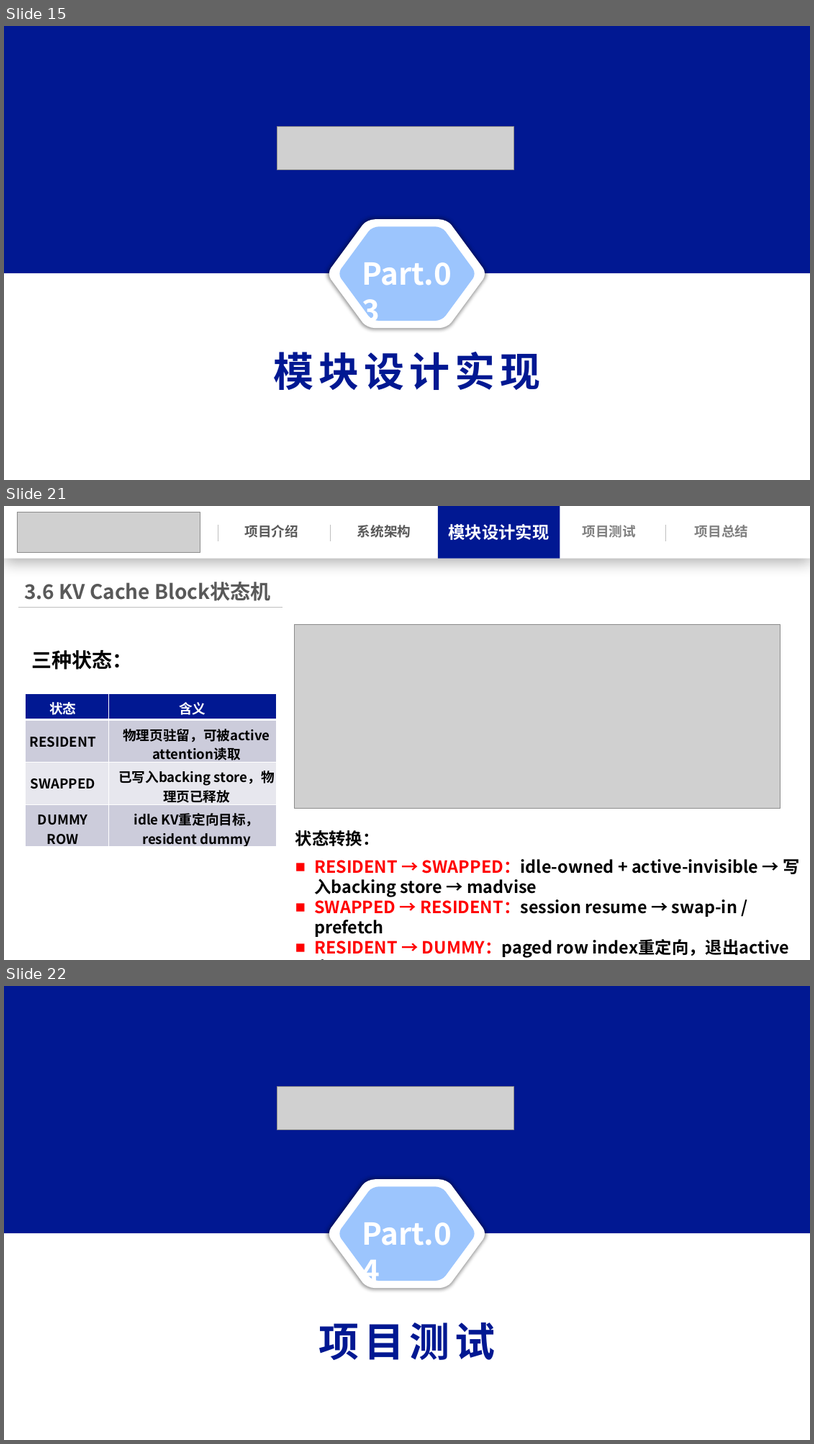
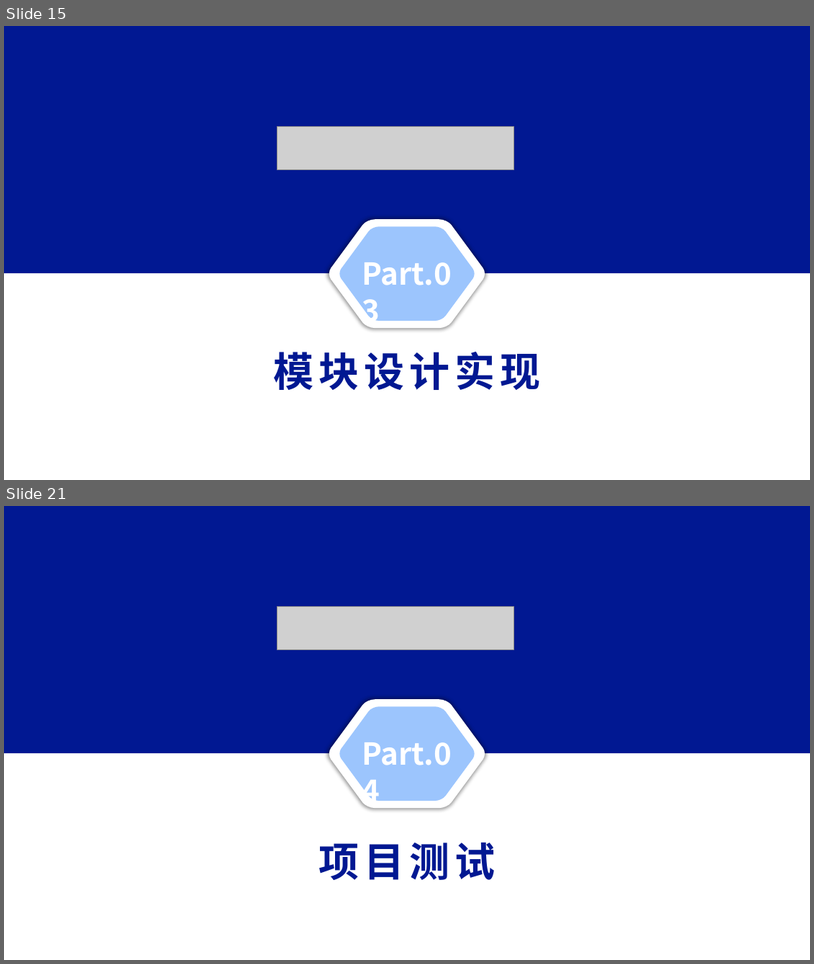
Before and after one commit to Leslie-1341/llama.cpp, a slide deck: docs/操作系统功能赛.pptx. Shown one above the other, each under a label of ours: slides 15, 21 and 22 before the commit, slides 15 and 21 after it; the slides between them are not shown. The pictures are 814x1444 and 814x964 pixels, drawn with LibreOffice and Linux fonts; fonts in the diff are those of the drawing; grey boxes stand for pictures. Boxes give left, top, right and bottom in pixels: in the first picture for what was removed or moved away, otherwise in the second. Text is boxed around its words. In the diff, an @@ line names an element or a change of style, - is before the commit and + after.

```diff
--- a/docs/操作系统功能赛.pptx
+++ b/docs/操作系统功能赛.pptx
@@ slide 21 removed at (x1=4, y1=506, x2=810, y2=960), background #FFFFFF @@
@@ rectangle removed at (x1=4, y1=506, x2=810, y2=559) @@
@@ picture removed at (x1=17, y1=512, x2=200, y2=553) @@
@@ line removed from (218, 525) to (218, 541) @@
@@ text removed at (x1=245, y1=525, x2=298, y2=538) @@
-项目介绍
@@ line removed from (331, 525) to (331, 541) @@
@@ text removed at (x1=358, y1=525, x2=411, y2=538) @@
-系统架构
@@ rectangle removed at (x1=438, y1=506, x2=561, y2=559) @@
@@ text removed at (x1=449, y1=524, x2=550, y2=540) @@
-模块设计实现
@@ text removed at (x1=583, y1=525, x2=636, y2=538) @@
-项目测试
@@ line removed from (666, 525) to (666, 541) @@
@@ text removed at (x1=695, y1=525, x2=748, y2=538) @@
-项目总结
@@ text removed at (x1=24, y1=582, x2=270, y2=601) @@
-3.6 KV Cache Block状态机
@@ line removed from (18, 607) to (283, 607) @@
@@ picture removed at (x1=295, y1=624, x2=781, y2=808) @@
@@ text removed at (x1=31, y1=650, x2=132, y2=669) @@
-三种状态：
@@ table removed at (x1=26, y1=693, x2=277, y2=851), 4 rows, 2 columns @@
-状态 | 含义
-RESIDENT | 物理页驻留，可被active attention读取
-SWAPPED | 已写入backing store，物理页已释放
-DUMMY ROW | idle KV重定向目标，resident dummy
@@ text removed at (x1=296, y1=830, x2=800, y2=957) @@
-状态转换：
-■ RESIDENT → SWAPPED：idle-owned + active-invisible → 写入backing store → madvise
-■ SWAPPED → RESIDENT：session resume → swap-in / prefetch
-■ RESIDENT → DUMMY：paged row index重定向，退出active窗口
@@ what was slide 22 is now slide 21 @@
```
Also in this commit, not shown: 23 slides changed, 7 slides added, 4 other slides removed, 30 other files.
